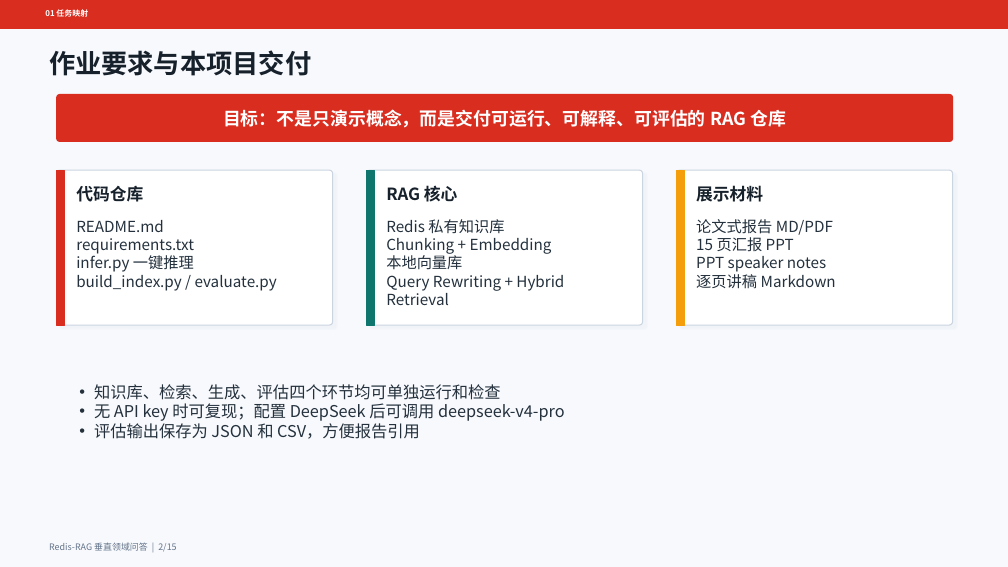
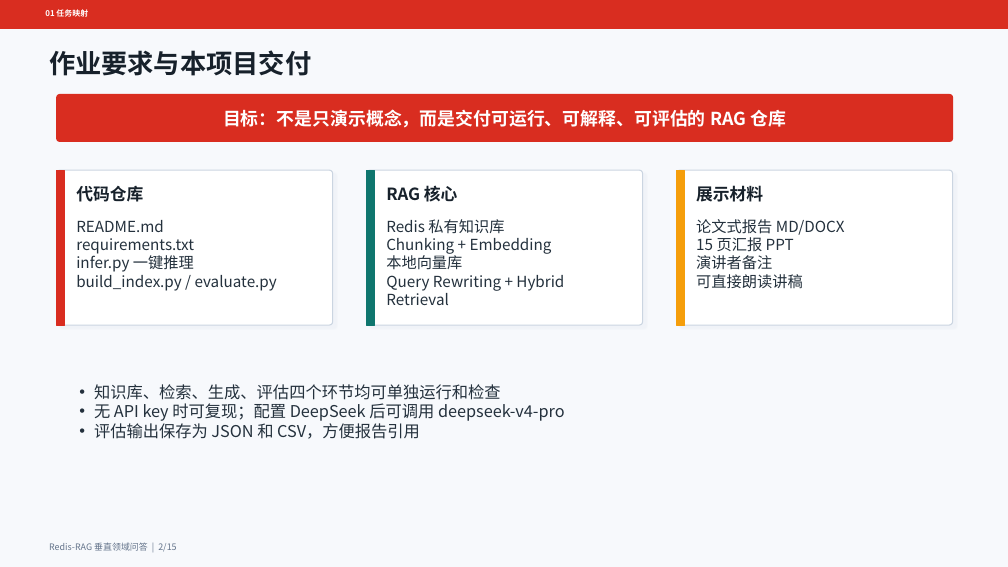
Before and after one commit to Sun-bi/nlp, a slide deck: slide 2 of slides/redis_rag_presentation.pptx. Drawn at 1008x567 pixels with LibreOffice and Linux fonts; fonts in the diff are those of the drawing. Boxes give left, top, right and bottom in pixels: in the first picture for what was removed or moved away, otherwise in the second. Text is boxed around its words. In the diff, an @@ line names an element or a change of style, - is before the commit and + after.

```diff
--- a/slides/redis_rag_presentation.pptx
+++ b/slides/redis_rag_presentation.pptx
@@ text at (x1=696, y1=219, x2=845, y2=235): text changed @@
-论文式报告 MD/PDF
+论文式报告 MD/DOCX
@@ text at (x1=696, y1=255, x2=803, y2=289): text changed @@
-PPT speaker notes
-逐页讲稿 Markdown
+演讲者备注
+可直接朗读讲稿
```
Also in this commit, not shown: 5 other slides changed, 25 other files.
